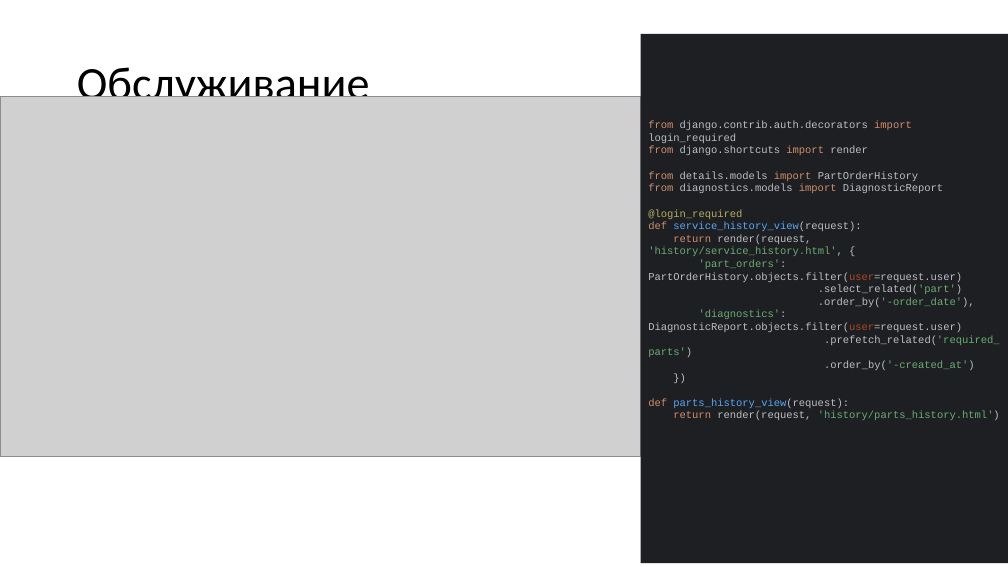
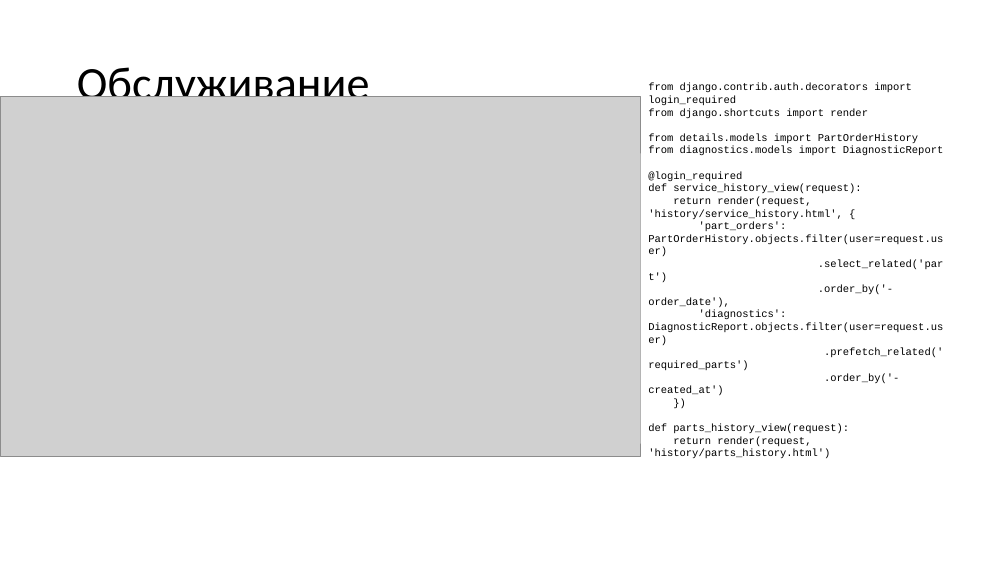
Before and after one commit to WhISLo/vkr, a slide deck: slide 10 of ВЫПУСКНАЯ КВАЛИФИКАЦИОННАЯ РАБОТА.pptx. Drawn at 1008x567 pixels with LibreOffice and Linux fonts; fonts in the diff are those of the drawing; grey boxes stand for pictures. Boxes give left, top, right and bottom in pixels: in the first picture for what was removed or moved away, otherwise in the second. Text is boxed around its words. In the diff, an @@ line names an element or a change of style, - is before the commit and + after.

```diff
--- a/ВЫПУСКНАЯ КВАЛИФИКАЦИОННАЯ РАБОТА.pptx
+++ b/ВЫПУСКНАЯ КВАЛИФИКАЦИОННАЯ РАБОТА.pptx
@@ text "from django.contrib.auth.decorators import login_required fr ..." resized from (x1=641, y1=30, x2=1008, y2=567) to (x1=641, y1=150, x2=952, y2=448) @@
@@ text "from django.contrib.auth.decorators import login_required fr ..." at (x1=641, y1=150, x2=952, y2=448): text colour #CF8E6D to #000000 in "from import from import from import from ..."; text colour #BCBEC4 to #000000 in "django.contrib.auth.decorators login_required django.shortcu ..."; text colour #B3AE60 to #000000 in "@login_required"; text colour #56A8F5 to #000000 in "service_history_view(request): parts_history_view(request):"; text colour #6AAB73 to #000000 in "'history/service_history.html', 'part_orders': .select_relat ..."; text colour #AA4926 to #000000 in "PartOrderHistory.objects.filter(user=request.user) Diagnosti ..."; fill #1E1F22 to #FFFFFF @@
```
Also in this commit, not shown: 7 other slides changed, 1 slide added, 1 slide removed, 7 other files.
